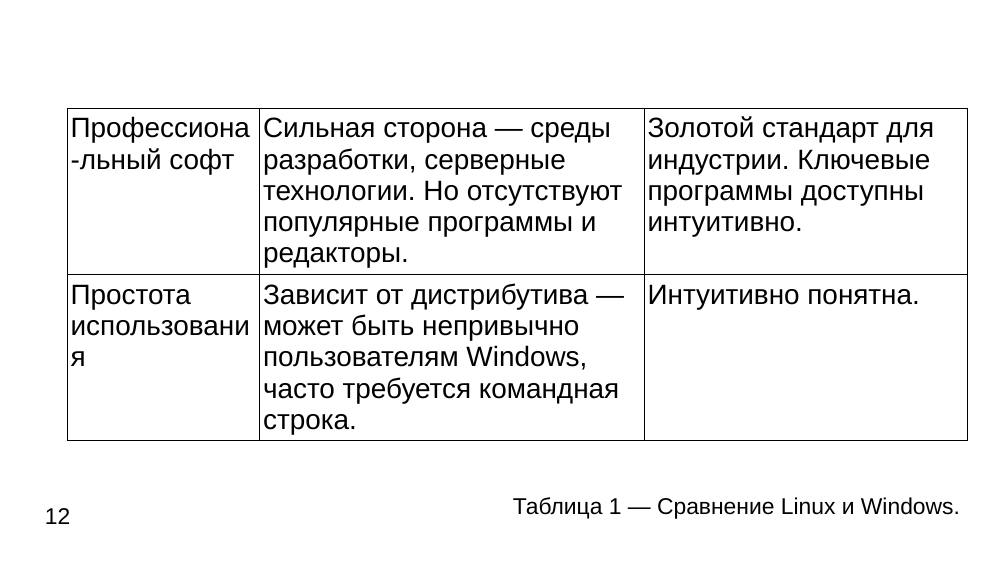
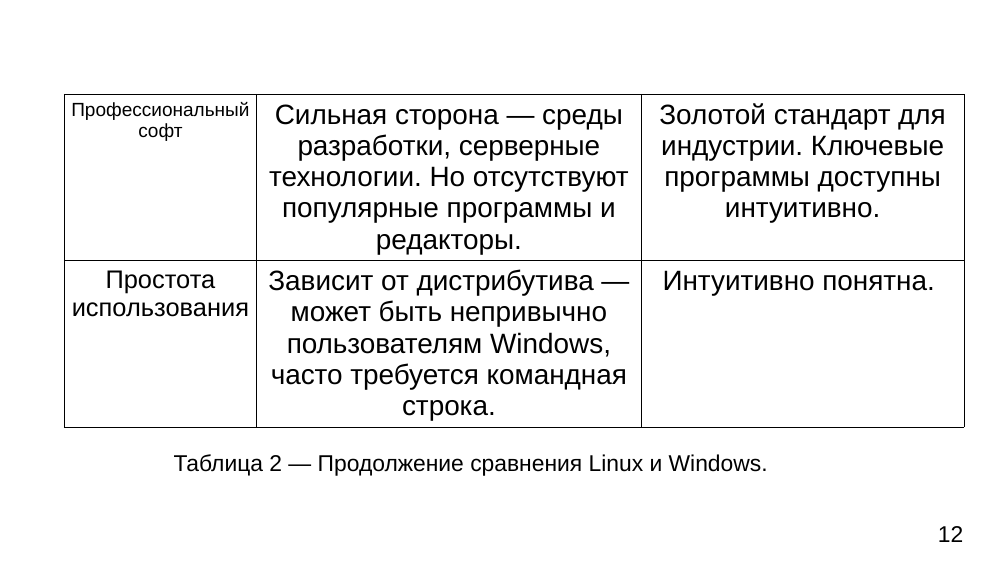
Before and after one commit to Ionova-Darya/digital-fundamentals, a slide deck: slide 12 of documents/Linux_vs_Windows.odp. Drawn at 1008x567 pixels with LibreOffice and Linux fonts; fonts in the diff are those of the drawing. Boxes give left, top, right and bottom in pixels: in the first picture for what was removed or moved away, otherwise in the second. Text is boxed around its words. In the diff, an @@ line names an element or a change of style, - is before the commit and + after.

```diff
--- a/documents/Linux_vs_Windows.odp
+++ b/documents/Linux_vs_Windows.odp
@@ table at (x1=64, y1=94, x2=964, y2=427) @@
-row 1, column 1: Профессиона-льный софт
+row 1, column 1: Профессиональный софт
@@ size 22 to 20 pt in "Простота использования" @@
@@ alignment left to centre @@
@@ table moved from (x1=67, y1=108, x2=967, y2=441) to (x1=64, y1=94, x2=964, y2=427) @@
@@ text at (x1=174, y1=454, x2=768, y2=476): text changed @@
-Таблица 1 — Сравнение Linux и Windows.
+Таблица 2 — Продолжение сравнения Linux и Windows.
@@ page number moved from (x1=45, y1=508, x2=70, y2=524) to (x1=938, y1=526, x2=963, y2=542) @@
```
Also in this commit, not shown: 12 other slides changed.
